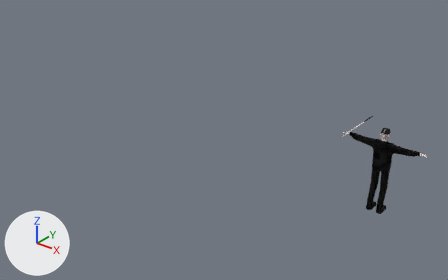
The glTF model entities/characters/rig/character.glb: old version first, new version second.
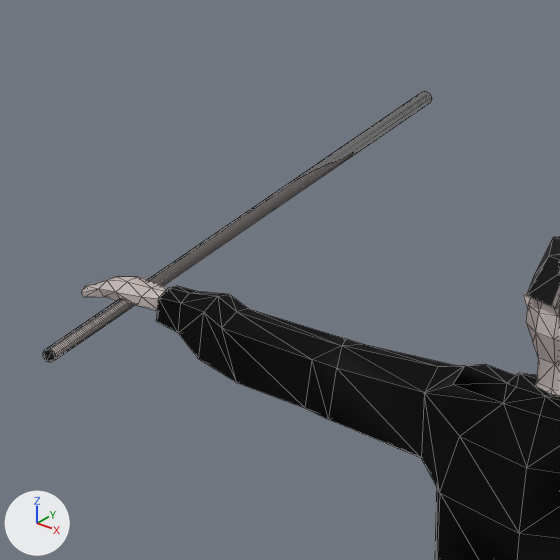
There are two pictures of each version: one whole from a 50 mm camera at (4.49, -10.8, 7.03) aimed at (-3.2, -1.19, 1.07), one close up on the part from 75% to 86% of the width and 38% to 55% of the height. Every picture has the same lights, and +X, +Y and +Z are marked at lower left. The older version's two pictures come first. The close-ups show mesh edges as thin lines. Vertices at exactly the same position are counted once.

The first close-up shows 'Base', 'Nils', 'Vendor'.
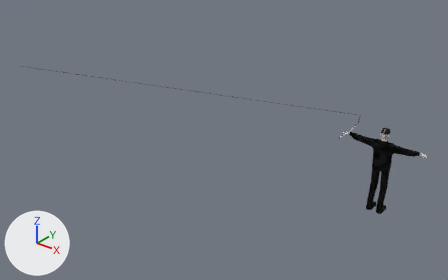
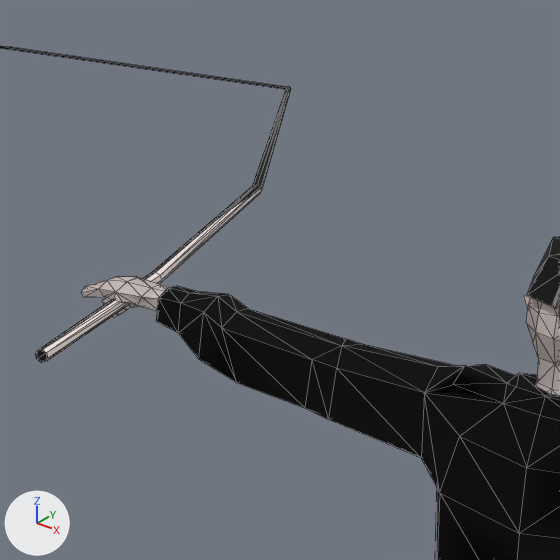
Location of each change, (x1, y1, x2, y2) in pixels of the close-ups (560 x 560 px; the box of a moved part takes in the faces that stretch with it):
'Nils', reshaped: before (43, 92, 560, 560); after (0, 46, 560, 560)
part 1 of me_nils_mesh_001, moved or reshaped: before (43, 92, 432, 362); after (0, 46, 291, 362)
'Base', unchanged, uncovered by the edit: before (238, 309, 560, 472); after (178, 303, 560, 472)

The change in detail:
me_nils_mesh_001 is used by ob_nils; location (0.0, 0.0, 0.0).
me_nils_mesh_001 had 619 vertices, 1190 faces and spanned x -0.91..0.91, y -0.35..1.08, z 0.0..1.84.
me_nils_mesh_001 now has 592 vertices, 1134 faces and spans x -7.35..0.87, y -3.29..1.08, z 0.0..2.45.
Part 1, on me_nils_mesh_001:
78 vertices are removed from x -0.85..0.85, y -0.35..1.08, z 1.51..1.53.
178 faces are deleted.
3 vertices in x -0.86, y -0.08..-0.03, z 1.52 move by (0.02, 0.0, -0.01).
3 vertices in x 0.86, y -0.08..-0.03, z 1.52 move by (-0.02, 0.0, -0.01).
19 vertices move from x -0.91..0.91, y -0.35..-0.02, z 1.5..1.54 to x -0.87..0.87, y -0.35..-0.02, z 1.48..1.52.
51 vertices are added at x -7.35..0.84, y -3.29..1.08, z 1.46..2.45.
122 new faces join them.
